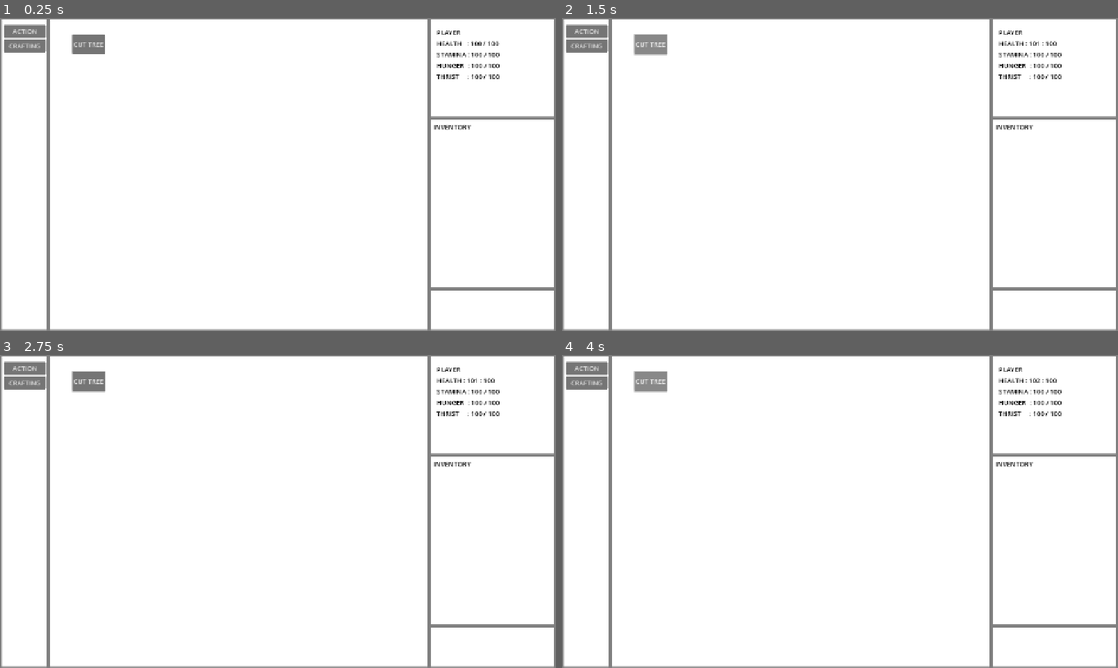
Above: before the commit, frames 1-4 (two rows, left to right).
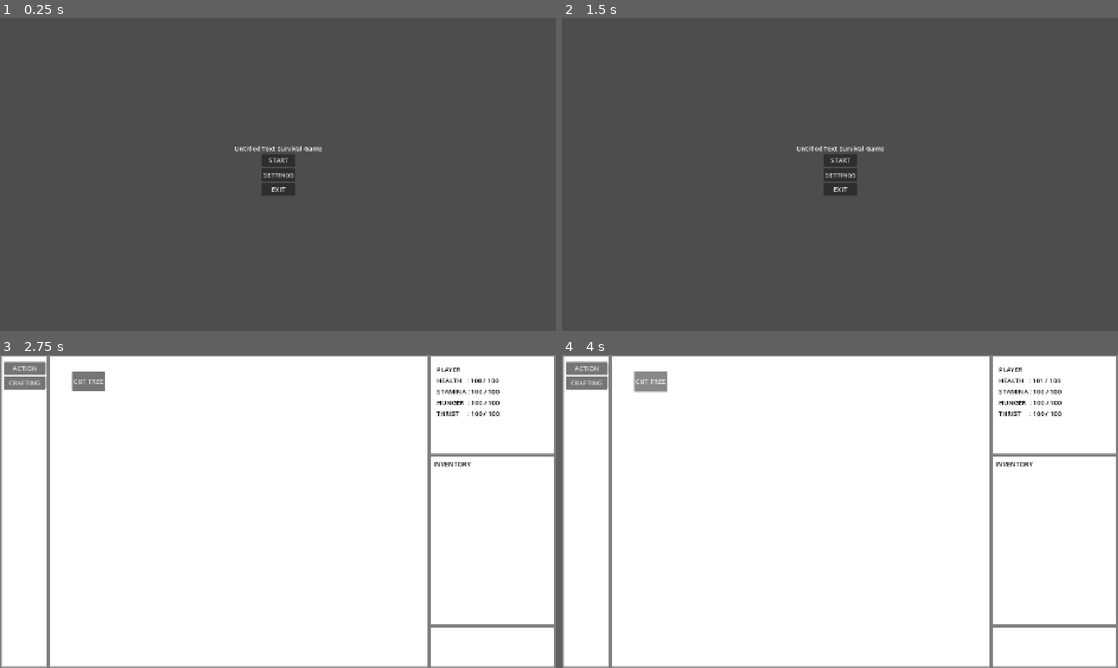
Above: after the commit, the same moments.

Repository: Rellzy27/TextBasedGame
Game: Godot game, scene res://Menu.tscn
The game is run twice, just before and just after one commit, with the same random seed, the same clock (stepped at 60 frames per second) and the same inputs. Before the commit the project starts from res://Main.tscn.
Inputs (mouse positions are in pixels of both pictures, inside the frame that each line leads up to):
- Up to frame 1 (0.25 s): no input
- Up to frame 2 (1.5 s): click (584, 30) at 0.5 s, where only the run before the commit has a clickable "ACTION"; click (650, 43) at 1.25 s, where only the run before the commit has a clickable "CUT TREE"
- Up to frame 3 (2.75 s): click (278, 495) at 2 s, where only the run after the commit has a clickable "START"
- Up to frame 4 (4 s): click "ACTION" at 2.75 s; click "CUT TREE" at 3.5 s

The runs differ from the first frame. In frame 1, 100% of the frame differs, in the area x 0-100%, y 0-100%; in frame 2, 100%; in frame 3, less than 0.1%; in frame 4, less than 0.1%.

Commit message:
chang naming

Diff:
--- a/Main.tscn
+++ b/Game.tscn
@@ -1,13 +1,13 @@
 [gd_scene load_steps=5 format=3 uid="uid://yf3ovtu5k5bo"]
 
-[ext_resource type="Texture2D" uid="uid://4sxftiunhrwk" path="res://Asset/Menu.png" id="1_glv2v"]
-[ext_resource type="Script" uid="uid://bbaqqlky7bjo0" path="res://Scripts/Main_game/main.gd" id="1_r0du0"]
-[ext_resource type="Script" uid="uid://n4mcrb7laevb" path="res://Scripts/Main_game/Health.gd" id="2_uu6xs"]
+[ext_resource type="Script" uid="uid://bbaqqlky7bjo0" path="res://Scripts/Main_game/main.gd" id="1_u44n3"]
+[ext_resource type="Texture2D" uid="uid://4sxftiunhrwk" path="res://Asset/Menu.png" id="2_sb48q"]
+[ext_resource type="Script" uid="uid://n4mcrb7laevb" path="res://Scripts/Main_game/Health.gd" id="3_t88pq"]
 
 [sub_resource type="Theme" id="Theme_r0du0"]
 
-[node name="Main" type="Node"]
-script = ExtResource("1_r0du0")
+[node name="Game" type="Node"]
+script = ExtResource("1_u44n3")
 
 [node name="Background" type="TextureRect" parent="."]
 anchors_preset = 8
@@ -41,13 +41,13 @@
 layout_mode = 2
 text = "CRAFTING"
 
-[node name="HBoxContainer" type="HBoxContainer" parent="."]
+[node name="Action" type="HBoxContainer" parent="."]
 offset_left = 176.0
 offset_top = 40.0
 offset_right = 257.0
 offset_bottom = 88.0
 
-[node name="Cut_Tree" type="Button" parent="HBoxContainer"]
+[node name="Cut_Tree" type="Button" parent="Action"]
 layout_mode = 2
 text = "CUT TREE"
 
@@ -95,4 +95,4 @@
 theme_override_colors/font_color = Color(0, 0, 0, 1)
 text = "INVENTORY"
 
-[connection signal="pressed" from="HBoxContainer/Cut_Tree" to="Status/Health" method="_on_cut_tree_pressed"]
+[connection signal="pressed" from="Action/Cut_Tree" to="Status/Health" method="_on_cut_tree_pressed"]
--- a/Scripts/Main_game/Health.gd
+++ b/Scripts/Main_game/Health.gd
@@ -2,4 +2,4 @@
 
 func _on_cut_tree_pressed() -> void:
 	Main.Health += 1
-	text 	= "HEALTH : %s : 100" % Main.Health
+	text 	= "HEALTH   : %s / 100" % Main.Health
--- a/Scripts/Menu/menu.gd
+++ b/Scripts/Menu/menu.gd
@@ -2,10 +2,14 @@
 
 
 func _on_start_buttton_pressed() -> void:
-	get_tree().change_scene_to_file("res://Main.tscn")
+	get_tree().change_scene_to_file("res://Game.tscn")
 
 
 
 
 func _on_exit_button_pressed() -> void:
 	get_tree().quit()
+
+
+func _on_settings_button_pressed() -> void:
+	pass # Replace with function body.
--- a/project.godot
+++ b/project.godot
@@ -11,7 +11,7 @@
 [application]
 
 config/name="text game"
-run/main_scene="res://Main.tscn"
+run/main_scene="uid://yev8ae5e3o7t"
 config/features=PackedStringArray("4.4", "Forward Plus")
 
 [autoload]
Not shown: 2 places in Game.tscn that only renumber resources
